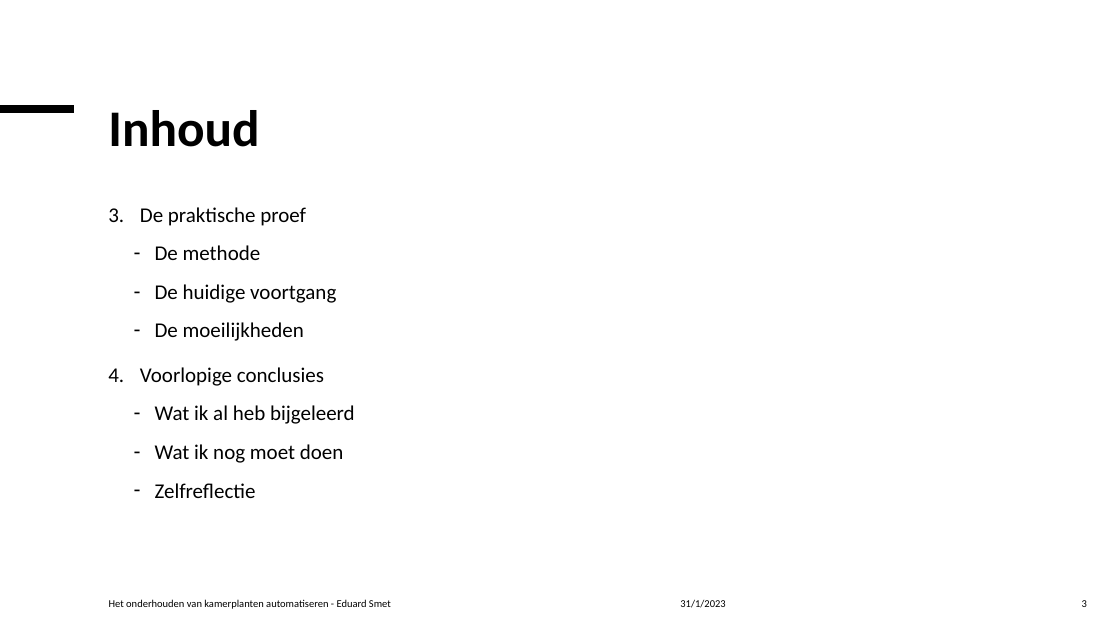
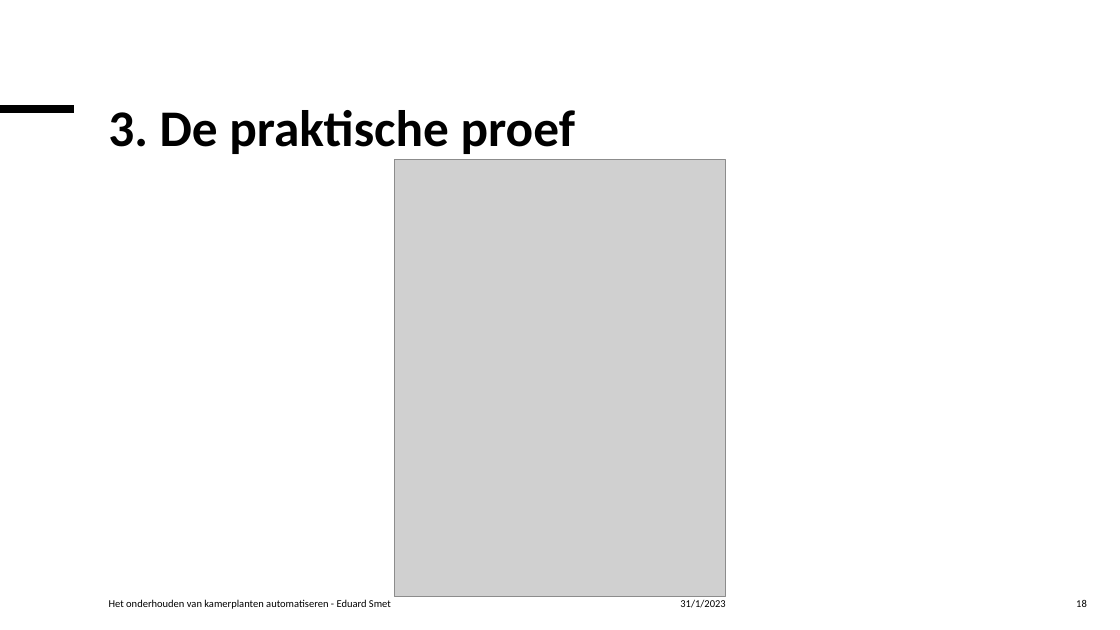
Before and after one commit to Celarye/syfinalproject, a slide deck: slide 18 of FinalProject.pptx (slide 3 before the commit). Drawn at 1120x630 pixels with LibreOffice and Linux fonts; fonts in the diff are those of the drawing; grey boxes stand for pictures. Boxes give left, top, right and bottom in pixels: in the first picture for what was removed or moved away, otherwise in the second. Text is boxed around its words. In the diff, an @@ line names an element or a change of style, - is before the commit and + after.

```diff
--- a/FinalProject.pptx
+++ b/FinalProject.pptx
@@ title at box(108, 110, 575, 154): text changed @@
-Inhoud
+3. De praktische proef
@@ picture added at box(394, 160, 726, 597) @@
@@ text removed at box(140, 207, 355, 498) @@
-3. De praktische proef
-  – De methode
-  – De huidige voortgang
-  – De moeilijkheden
-4. Voorlopige conclusies
-  – Wat ik al heb bijgeleerd
-  – Wat ik nog moet doen
-  – Zelfreflectie
@@ page number at box(1076, 600, 1087, 607): text changed @@
-3
+18
```
Also in this commit, not shown: 20 other slides changed, 4 slides added.
